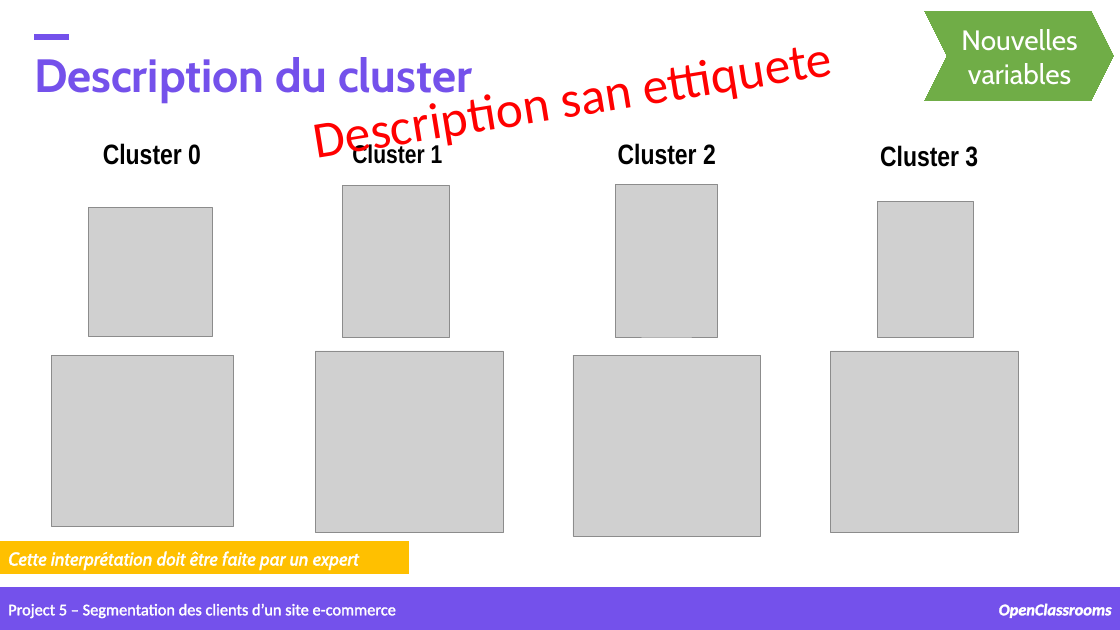
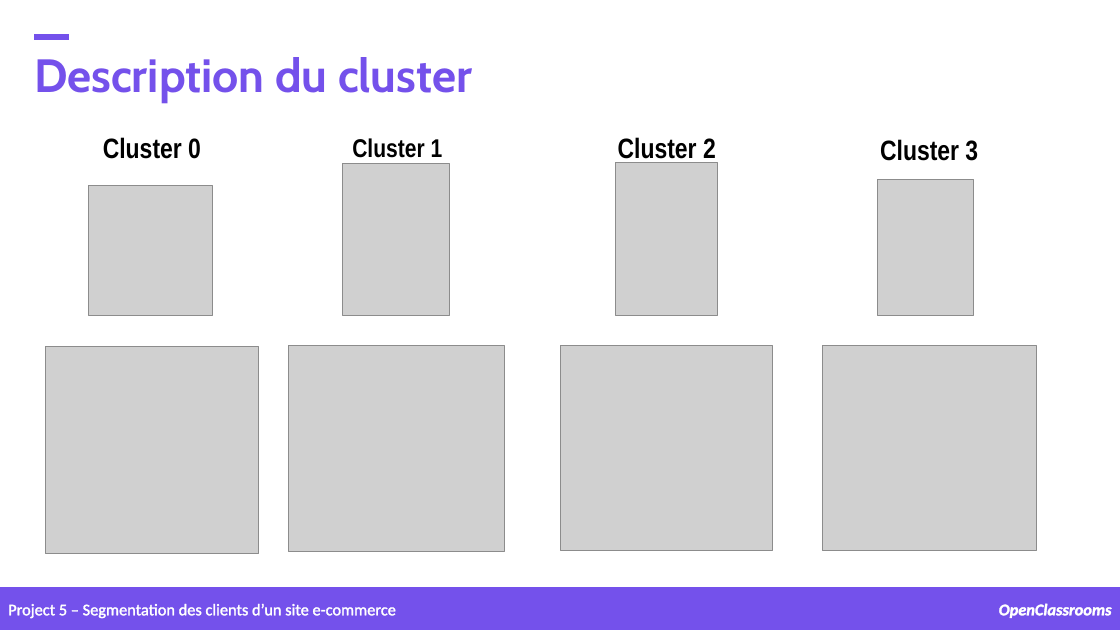
Before and after one commit to samirhinojosa/OC-P5-segment-customers-of-website, a slide deck: slide 40 of supports/P5_presentation v3.pptx (slide 39 before the commit). Drawn at 1120x630 pixels with LibreOffice and Linux fonts; fonts in the diff are those of the drawing; grey boxes stand for pictures. Boxes give left, top, right and bottom in pixels: in the first picture for what was removed or moved away, otherwise in the second. Text is boxed around its words. In the diff, an @@ line names an element or a change of style, - is before the commit and + after.

```diff
--- a/supports/P5_presentation v3.pptx
+++ b/supports/P5_presentation v3.pptx
@@ text removed at [300, 0, 1119, 175] @@
-Description san ettiquete
@@ freeform shape removed at [925, 11, 1114, 100] @@
@@ text removed at [961, 29, 1077, 85] @@
-Nouvelles variables
@@ 4 texts: place and size @@
-4 texts at [103, 142, 978, 167]
+4 texts at [103, 137, 978, 163]
@@ 4 pictures: place and size @@
-4 pictures at [89, 184, 973, 337]
+4 pictures at [89, 162, 973, 315]
@@ picture: place and size @@
-picture at [51, 355, 234, 527]
+picture at [45, 346, 259, 554]
@@ picture: place and size @@
-picture at [315, 351, 503, 533]
+picture at [288, 346, 504, 552]
@@ picture: place and size @@
-picture at [573, 355, 761, 537]
+picture at [560, 346, 772, 551]
@@ picture: place and size @@
-picture at [831, 351, 1019, 533]
+picture at [823, 346, 1036, 551]
@@ rectangle removed at [0, 542, 409, 574] @@
@@ text removed at [8, 551, 359, 571] @@
-Cette interprétation doit être faite par un expert
```
Also in this commit, not shown: 11 other slides changed, 1 slide added, 4 other files.
